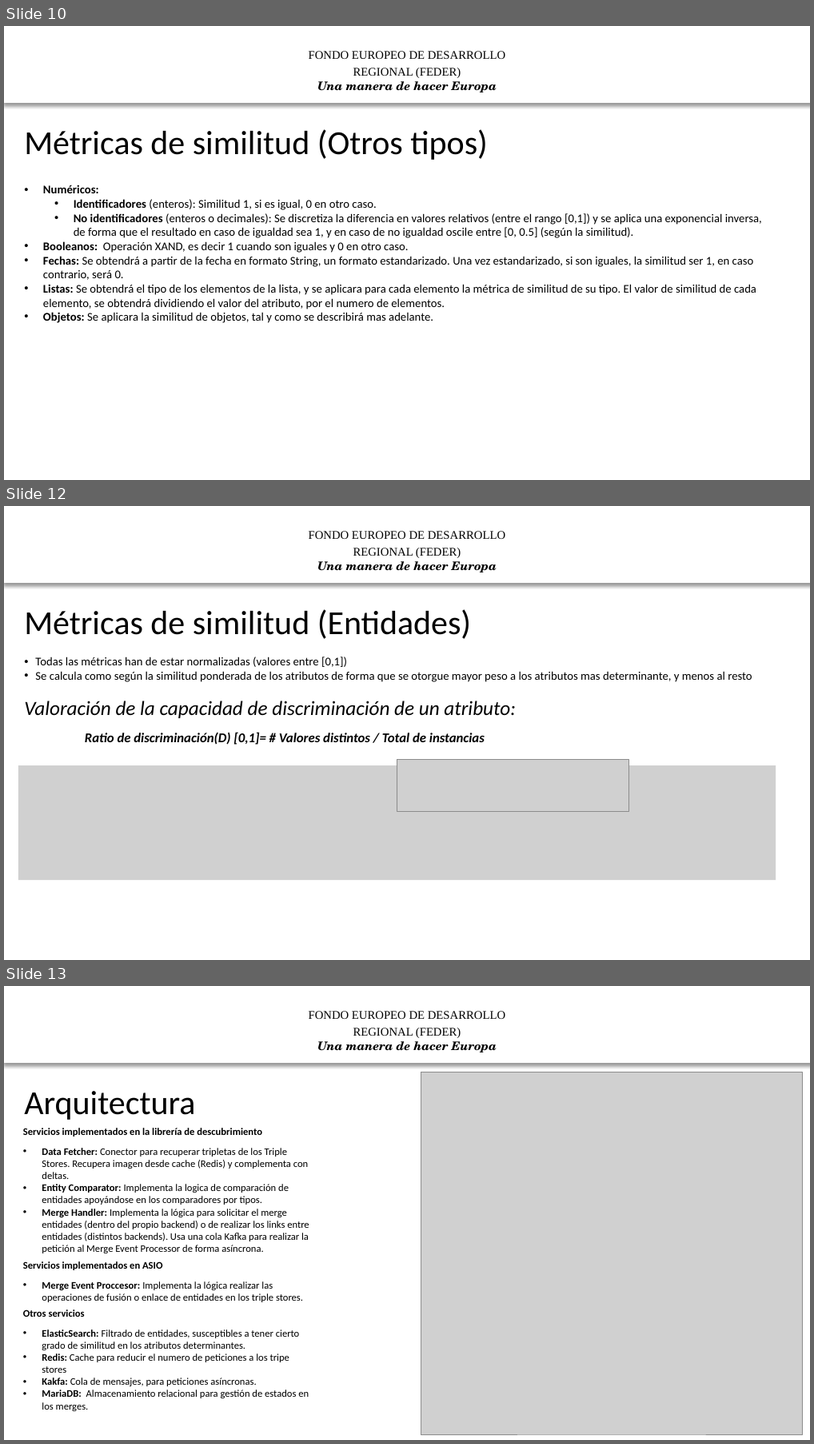
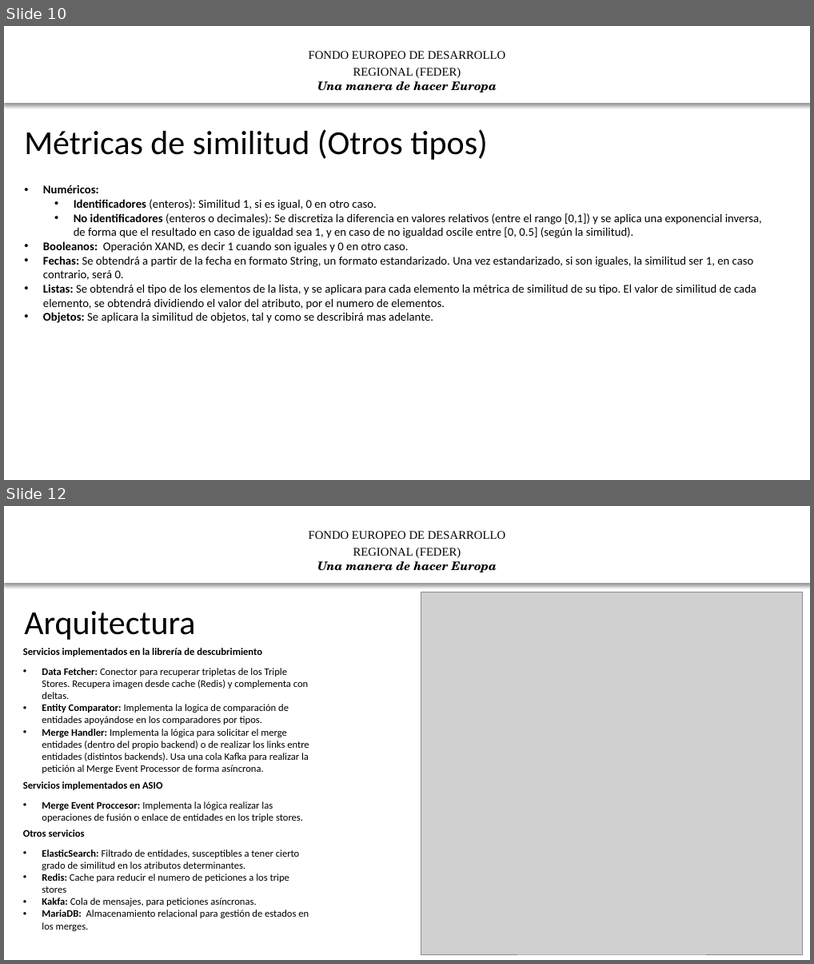
Before and after one commit to Xyara/ib-asio-docs-, a slide deck: entregables_hito_2/libreria_descubrimiento/ASIO_Presentación_Librería_Descubrimiento.pptx. Shown one above the other, each under a label of ours: slides 10, 12 and 13 before the commit, slides 10 and 12 after it; the slides between them are not shown. The pictures are 814x1444 and 814x964 pixels, drawn with LibreOffice and Linux fonts; fonts in the diff are those of the drawing; grey boxes stand for pictures; background and template pictures are left out. Boxes give left, top, right and bottom in pixels: in the first picture for what was removed or moved away, otherwise in the second. Text is boxed around its words. In the diff, an @@ line names an element or a change of style, - is before the commit and + after.

```diff
--- a/entregables_hito_2/libreria_descubrimiento/ASIO_Presentación_Librería_Descubrimiento.pptx
+++ b/entregables_hito_2/libreria_descubrimiento/ASIO_Presentación_Librería_Descubrimiento.pptx
@@ slide 12 removed at (4, 506, 810, 960), background #FFFFFF; not listed: 2 template elements that a slide beside it also shows @@
@@ text removed at (24, 609, 471, 639) @@
-Métricas de similitud (Entidades)
@@ text removed at (35, 656, 752, 682) @@
-• Todas las métricas han de estar normalizadas (valores entre [0,1])
-• Se calcula como según la similitud ponderada de los atributos de forma que se otorgue mayor peso a los atributos mas determinante, y menos al resto
@@ text removed at (24, 700, 516, 744) @@
-Valoración de la capacidad de discriminación de un atributo:
-Ratio de discriminación(D) [0,1]= # Valores distintos / Total de instancias
@@ picture removed at (18, 765, 777, 880) @@
@@ picture removed at (398, 759, 629, 812) @@
@@ what was slide 13 is now slide 12 @@
```
Also in this commit, not shown: 3 slides changed.
